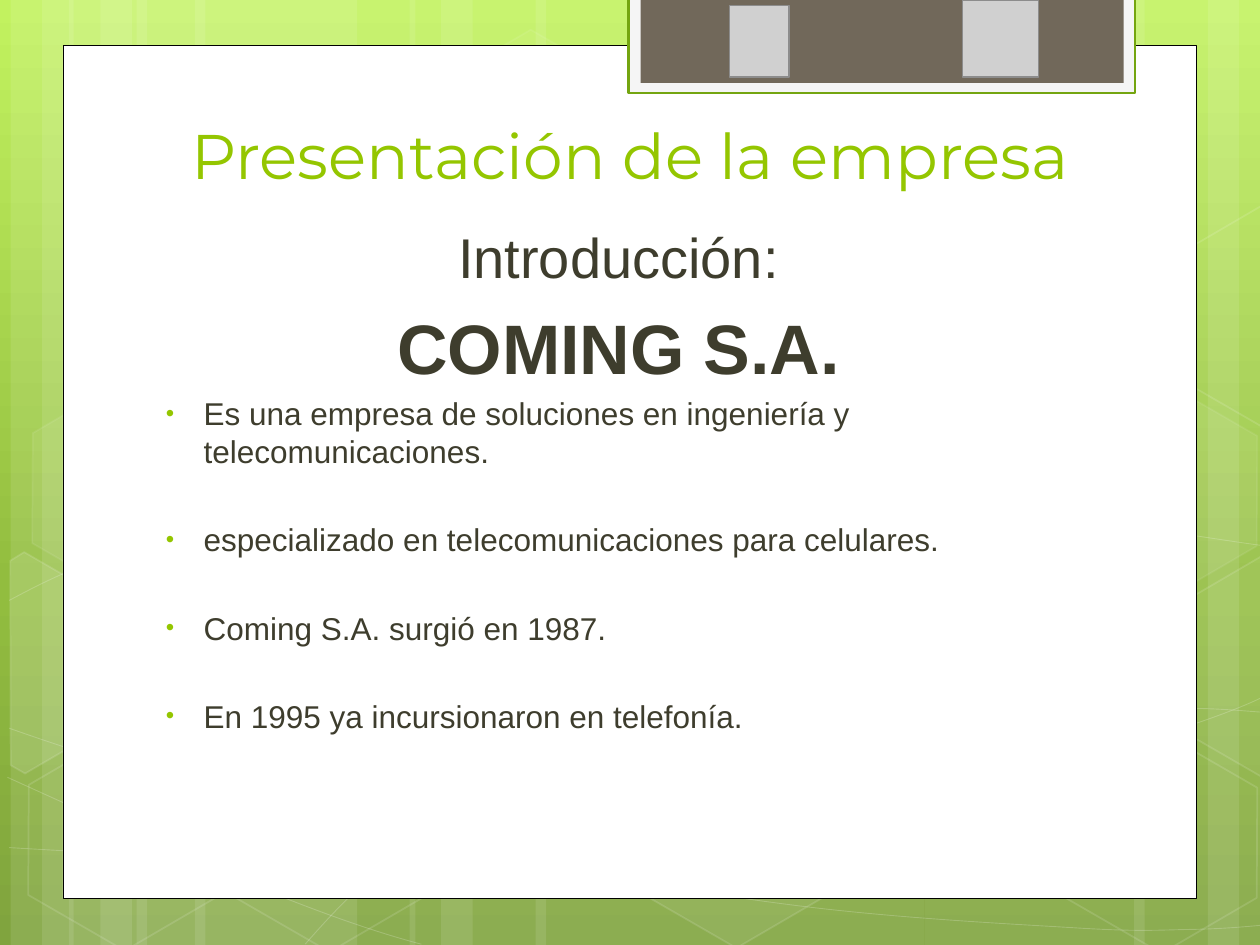
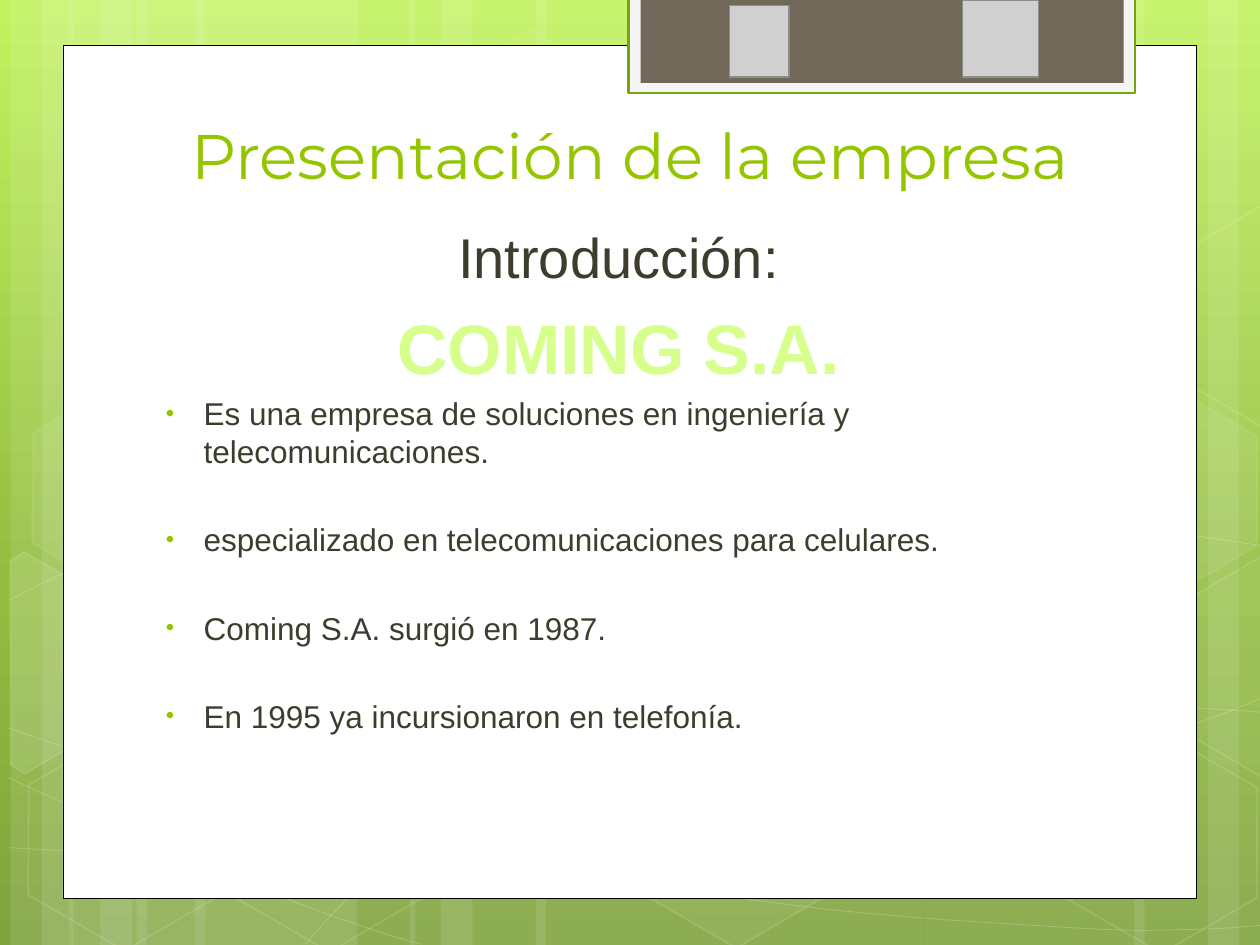
Before and after one commit to ptissera/habilitacion-profesional-2012-4k4, a slide deck: slide 5 of Documentacion/Informe Preliminar/Presentacion Informe Preliminar.pptx. Drawn at 1260x945 pixels with LibreOffice and Linux fonts; fonts in the diff are those of the drawing; grey boxes stand for pictures. Boxes give left, top, right and bottom in pixels: in the first picture for what was removed or moved away, otherwise in the second. Text is boxed around its words. In the diff, an @@ line names an element or a change of style, - is before the commit and + after.

Commit message:
actualice el diagnostico y la fuente de COMING SA

```diff
--- a/Documentacion/Informe Preliminar/Presentacion Informe Preliminar.pptx
+++ b/Documentacion/Informe Preliminar/Presentacion Informe Preliminar.pptx
@@ text at <box>397,325,840,375</box>: text colour #3E3D2D to #D6FF8C, letter outline none to #434128 1 pt in "COMING S.A." @@
```
Also in this commit, not shown: 2 other slides changed.
